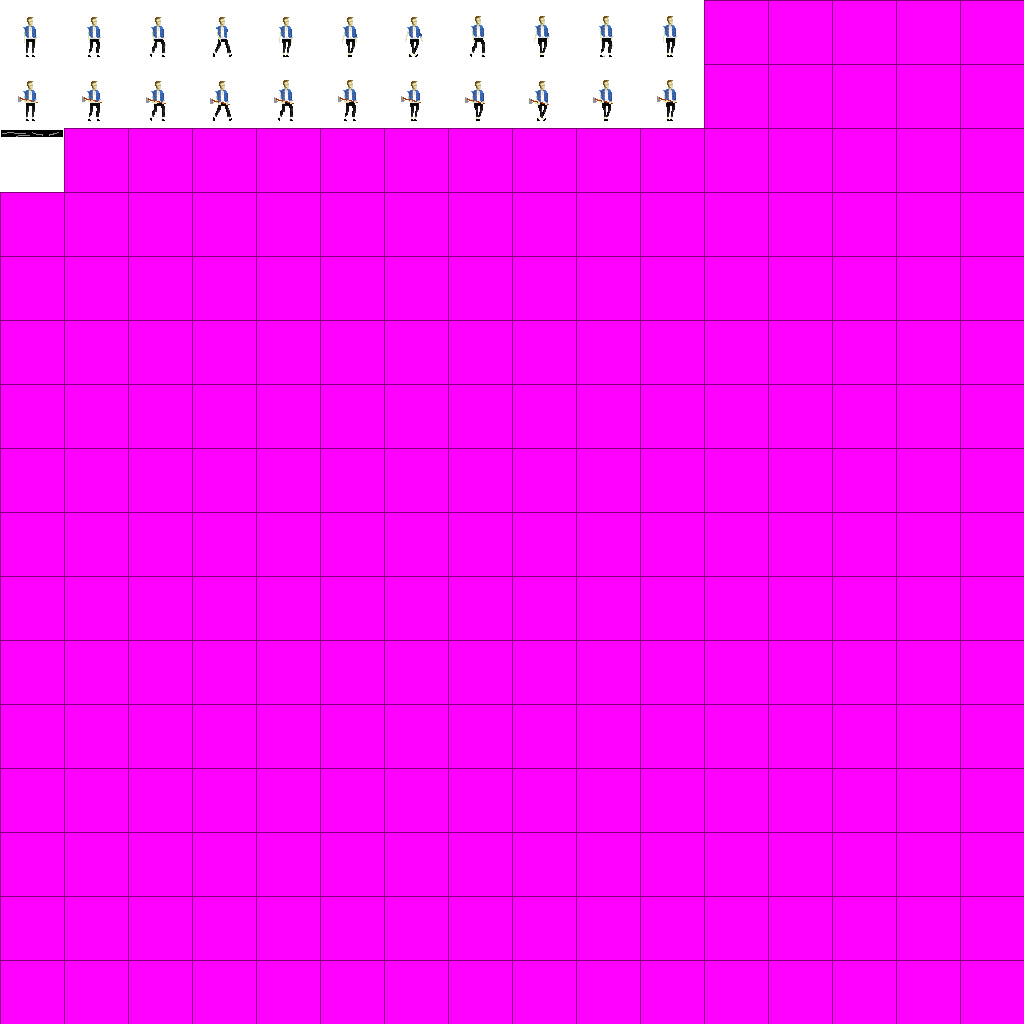
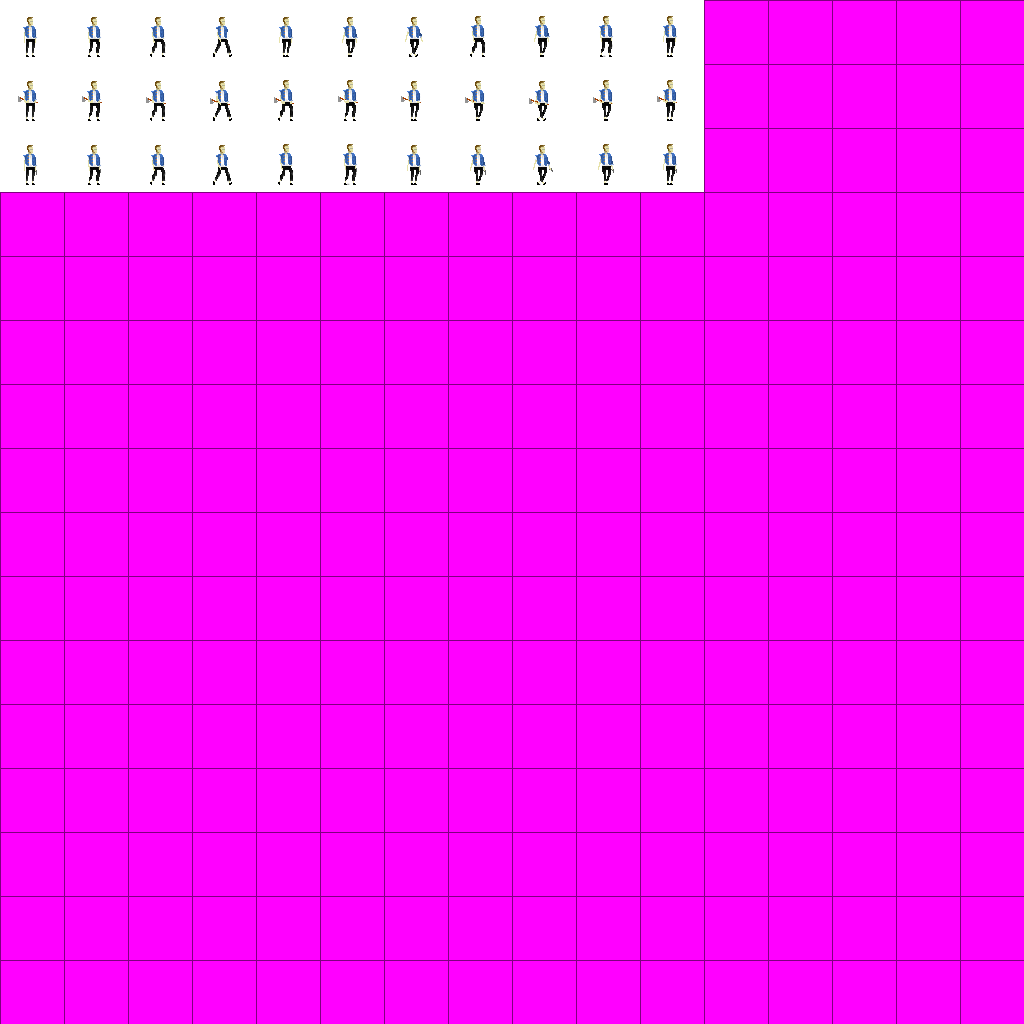
Two versions of the same layered image (1024x1024). Layer-by-layer changes:
added group "2h" with 5 layers above "Walk" over box(24, 93, 676, 105)
moved "Walkwith2h" into group "2h" over box(24, 93, 676, 105)
moved "Layer 5" into group "2h" over box(152, 100, 164, 104)
moved "Layer 5 copy" into group "2h" over box(217, 98, 228, 105)
moved "Aaxe" into group "2h" over box(24, 96, 676, 105)
moved "Layer 7" into group "2h" over box(216, 93, 227, 104)
added group "Pistol" (1st of 2) with 9 layers above "Layer 0" over box(23, 144, 678, 186)
added layer "bob1" in group "Pistol" over box(278, 144, 294, 185)
added layer "bob2" in group "Pistol" over box(343, 144, 358, 186)
added layer "Layer 8" in group "Pistol" over box(407, 145, 422, 186)
added layer "Layer 9" in group "Pistol" over box(470, 145, 486, 186)
added layer "Layer 10" in group "Pistol" over box(533, 145, 553, 186)
added layer "Layer 11" in group "Pistol" over box(598, 144, 614, 186)
added layer "WalkPistol" in group "Pistol" over box(26, 144, 678, 186)
added layer "Dirk copy" in group "Pistol" over box(23, 145, 38, 185)
painted on "Layer 0" over box(1, 128, 704, 192)
